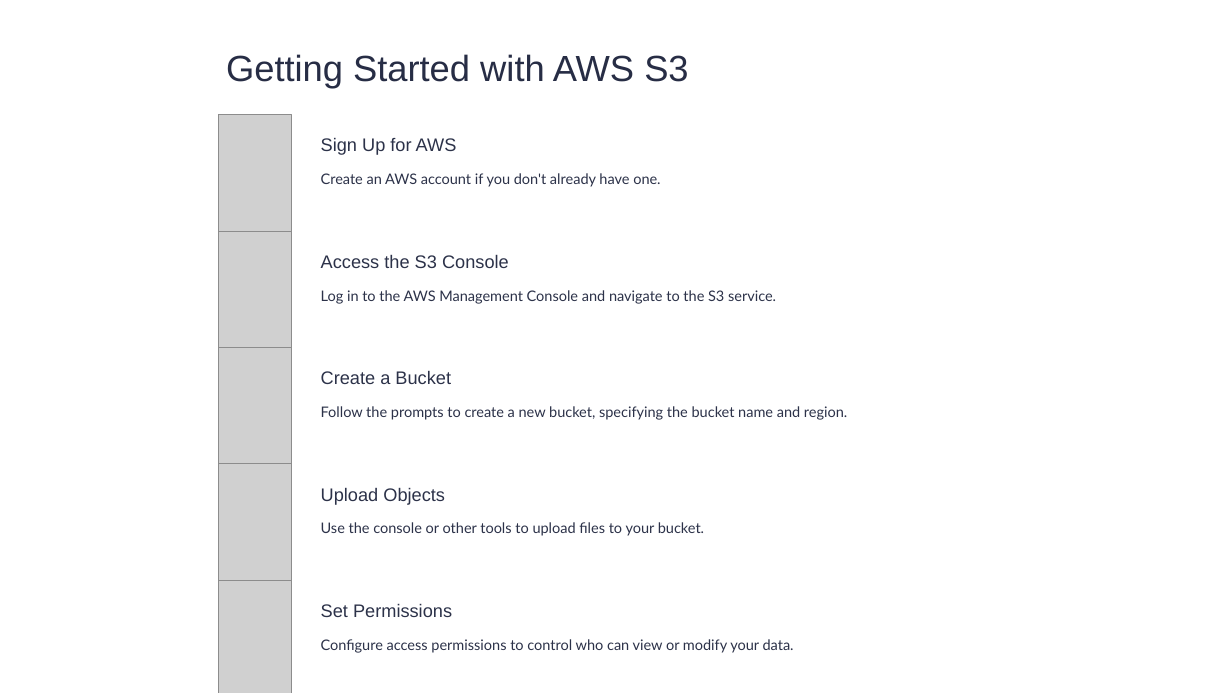
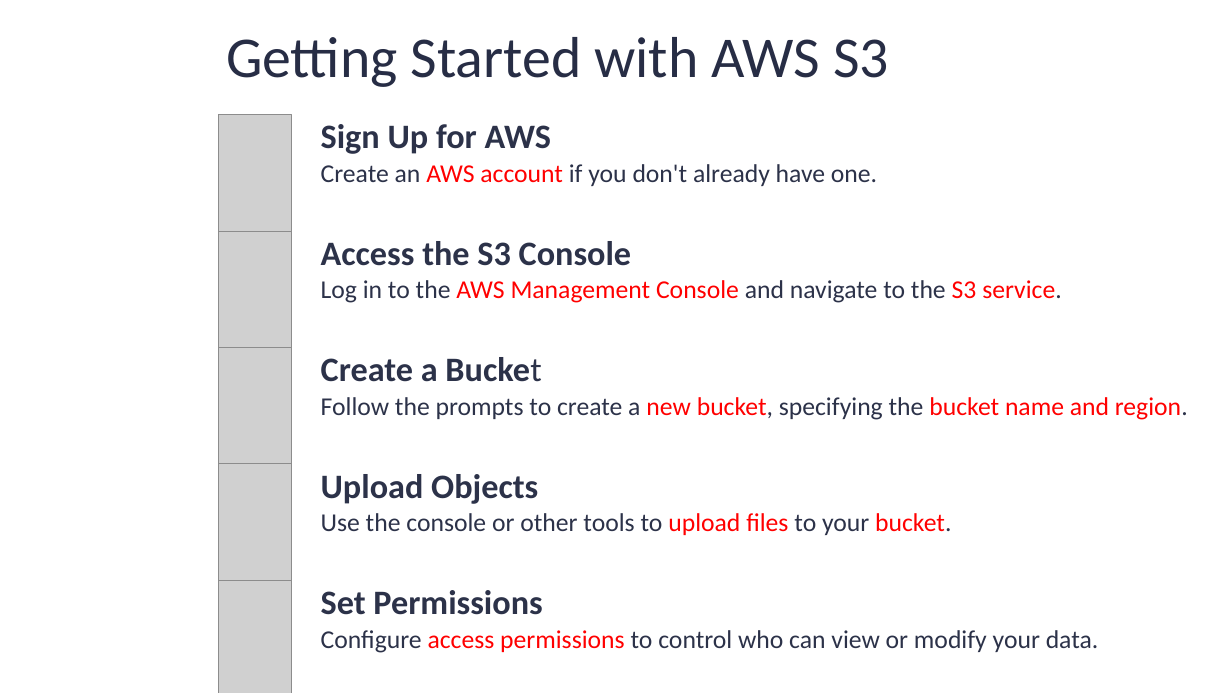
Before and after one commit to ramram43210/Java_2024, a slide deck: slide 9 of Amazon_S3_Beginners_V1/Amazon_S3_Beginners_V1.pptx. Drawn at 1232x693 pixels with LibreOffice and Linux fonts; fonts in the diff are those of the drawing; grey boxes stand for pictures; background and template pictures are left out. Boxes give left, top, right and bottom in pixels: in the first picture for what was removed or moved away, otherwise in the second. Text is boxed around its words. In the diff, an @@ line names an element or a change of style, - is before the commit and + after.

```diff
--- a/Amazon_S3_Beginners_V1/Amazon_S3_Beginners_V1.pptx
+++ b/Amazon_S3_Beginners_V1/Amazon_S3_Beginners_V1.pptx
@@ text "Getting Started with AWS S3" at [226, 37, 889, 87]: size 34 to 54 pt, font Arial to Calibri @@
@@ text "Create an AWS account if ..." at [321, 164, 877, 186]: size 13.6 to 24 pt, font Lato to Calibri; text colour #2C3249 to #FF0000 in "AWS account" @@
@@ text "Log in to the AWS ..." at [321, 280, 977, 303]: size 13.6 to 24 pt, font Lato to Calibri; text colour #2C3249 to #FF0000 in "AWS Management Console S3 service." @@
@@ size 17 to 32 pt, font Arial to Calibri, bold on in 5 elements at [321, 124, 477, 182], [321, 241, 510, 531], [321, 474, 538, 504], [321, 590, 542, 615], [321, 357, 541, 382] @@
@@ text "Follow the prompts to create ..." at [321, 397, 1188, 420]: size 13.6 to 24 pt, font Lato to Calibri; text colour #2C3249 to #FF0000 in "new bucket, bucket name and region." @@
@@ text "Use the console or other ..." at [321, 513, 951, 535]: size 13.6 to 24 pt, font Lato to Calibri; text colour #2C3249 to #FF0000 in "upload files bucket." @@
@@ text "Configure access permissions to control ..." at [321, 630, 1040, 653]: size 13.6 to 24 pt, font Lato to Calibri; text colour #2C3249 to #FF0000 in "access permissions" @@
```
Also in this commit, not shown: 9 other slides changed.
